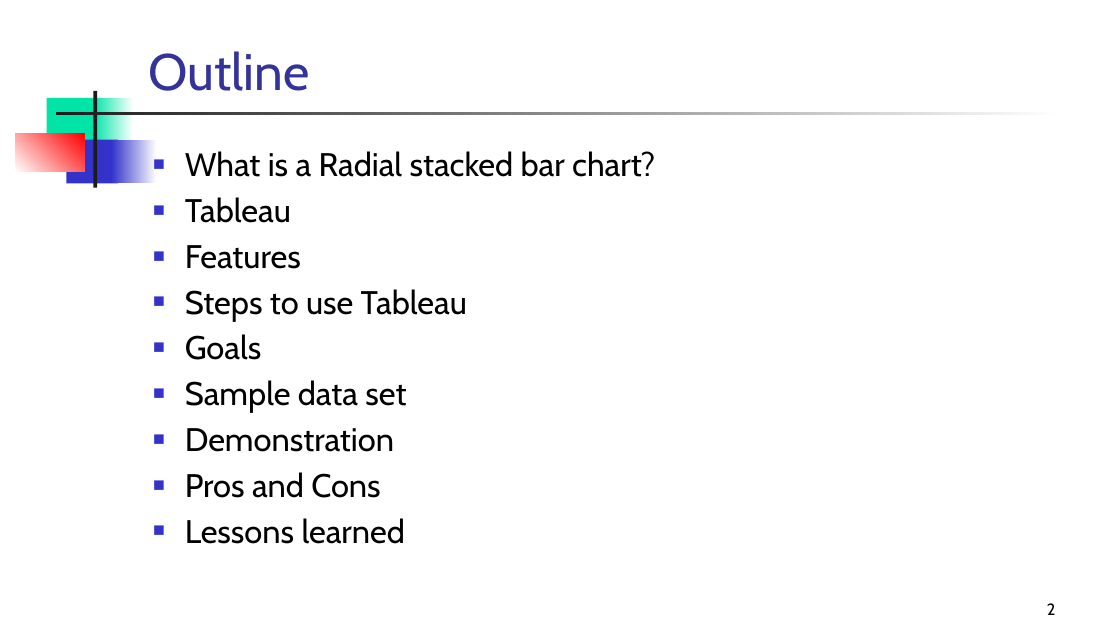
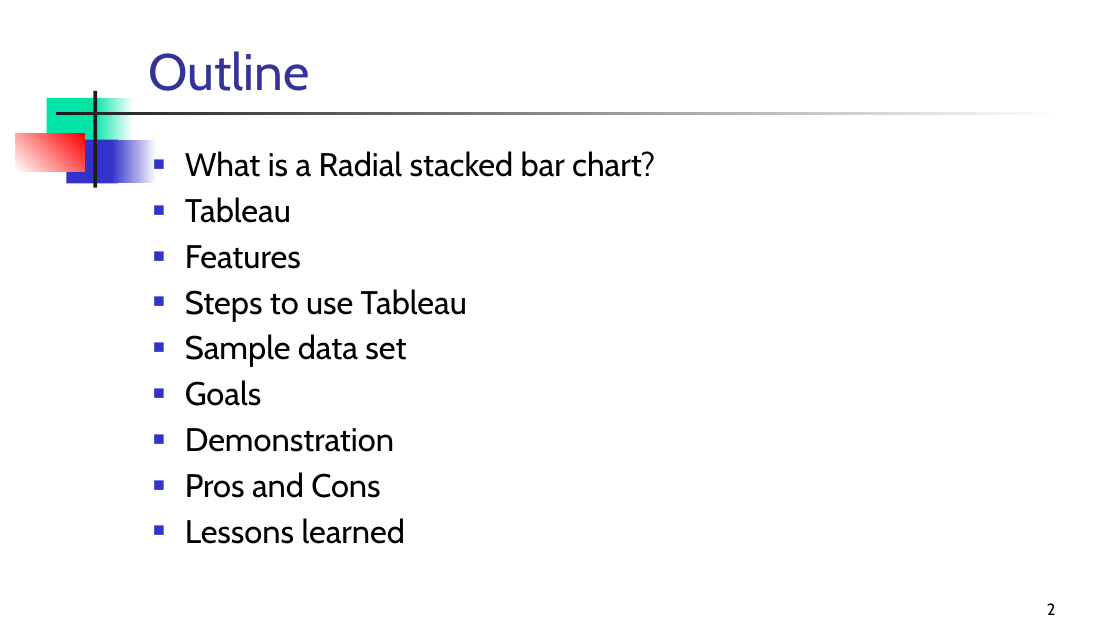
Before and after one commit to SanthoshKumarThadka/Thadka_Tableau, a slide deck: slide 2 of Thadka_Tableau.pptx. Drawn at 1120x630 pixels with LibreOffice and Linux fonts; fonts in the diff are those of the drawing. Boxes give left, top, right and bottom in pixels: in the first picture for what was removed or moved away, otherwise in the second. Text is boxed around its words. In the diff, an @@ line names an element or a change of style, - is before the commit and + after.

```diff
--- a/Thadka_Tableau.pptx
+++ b/Thadka_Tableau.pptx
@@ text at (x1=185, y1=334, x2=406, y2=367): paragraph added @@
+■ Sample data set
@@ text at (x1=185, y1=380, x2=406, y2=413): paragraph removed @@
-■ Sample data set
```
Also in this commit, not shown: 3 other slides changed, 1 slide added, 1 other file.
